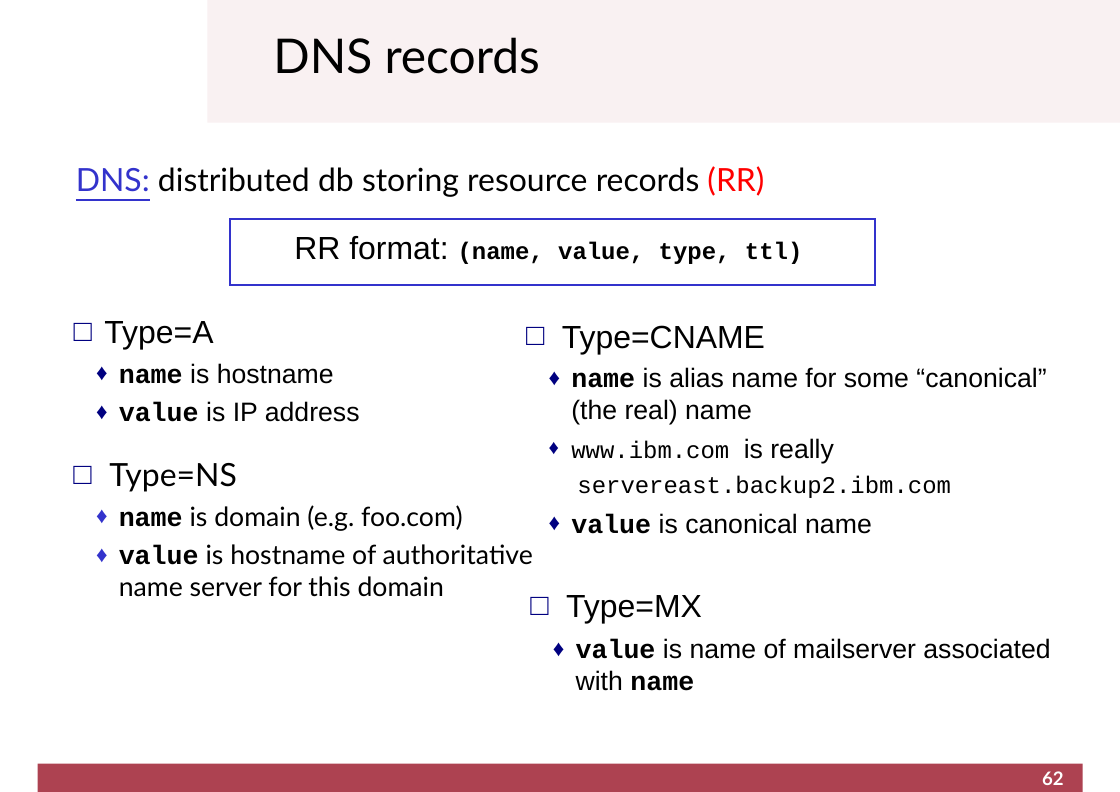
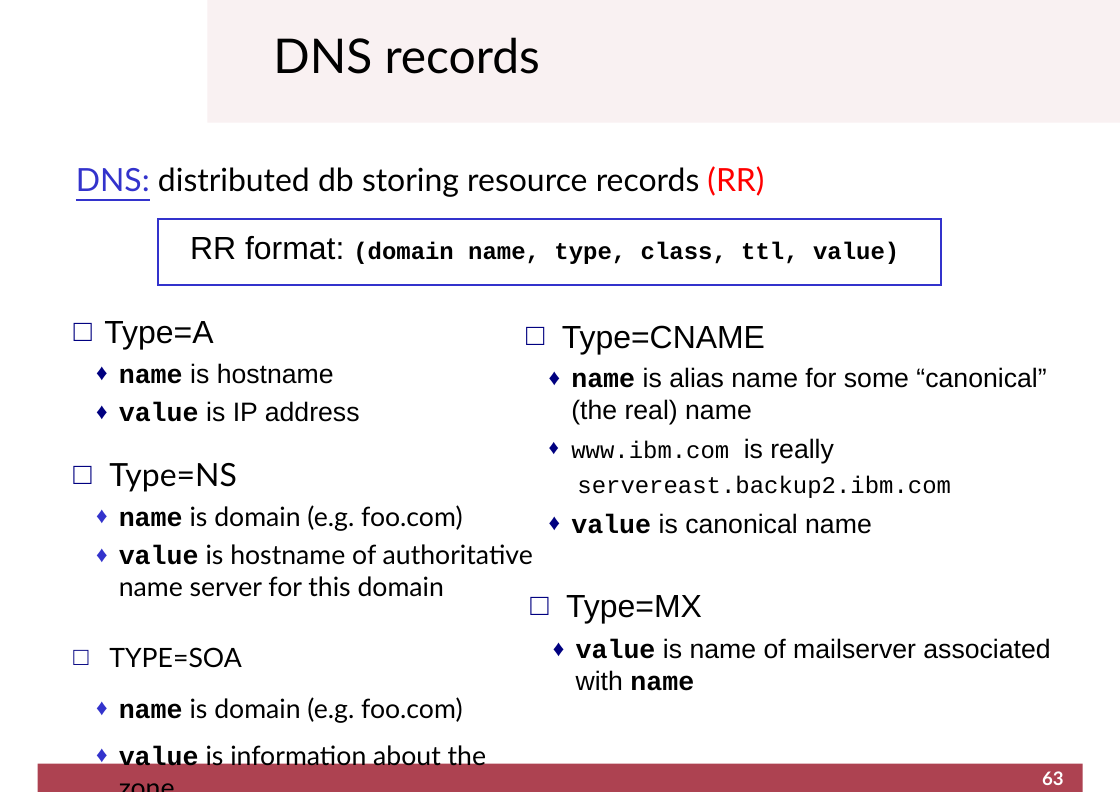
Before and after one commit to cletomartin/redes1, a slide deck: slide 63 of slides/application.odp (slide 62 before the commit). Drawn at 1120x792 pixels with LibreOffice and Linux fonts; fonts in the diff are those of the drawing; background and template pictures are left out. Boxes give left, top, right and bottom in pixels: in the first picture for what was removed or moved away, otherwise in the second. Text is boxed around its words. In the diff, an @@ line names an element or a change of style, - is before the commit and + after.

```diff
--- a/slides/application.odp
+++ b/slides/application.odp
@@ rectangle: place and size @@
-rectangle at box(230, 219, 876, 286)
+rectangle at box(158, 219, 941, 286)
@@ text at box(190, 236, 899, 264): text changed @@
-RR format: (name, value, type, ttl)
+RR format: (domain name, type, class, ttl, value)
@@ text at box(109, 647, 486, 770): paragraphs added @@
+□ TYPE=SOA
+  ♦ name is domain (e.g. foo.com)
+  ♦ value is information about the zone
@@ page number at box(1042, 771, 1064, 785): text changed @@
-62
+63
```
Also in this commit, not shown: 9 other slides changed, 1 slide added, 1 other file.
